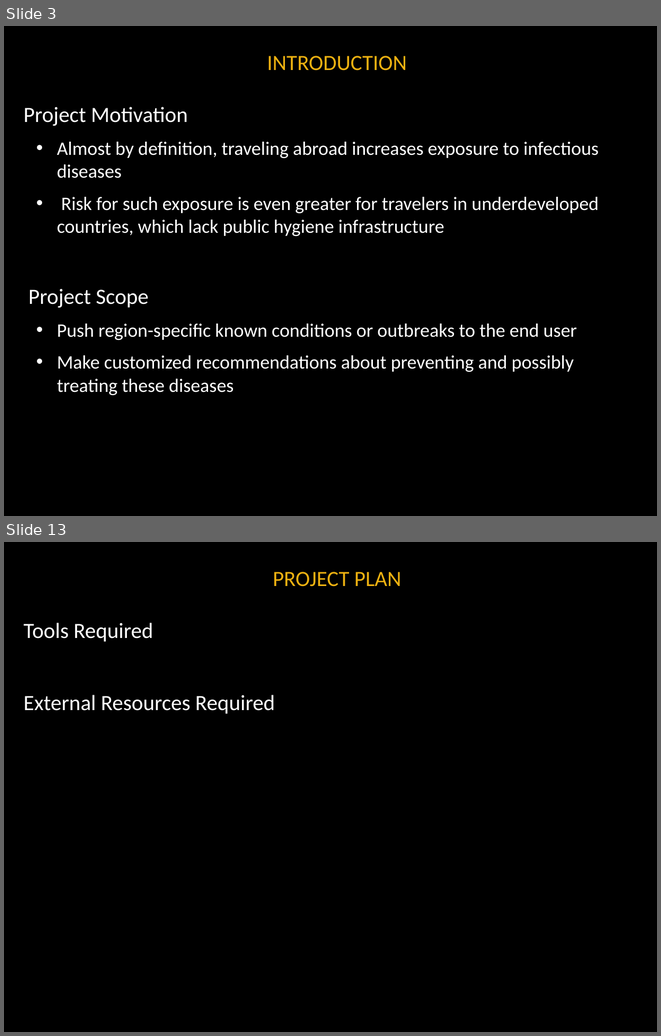
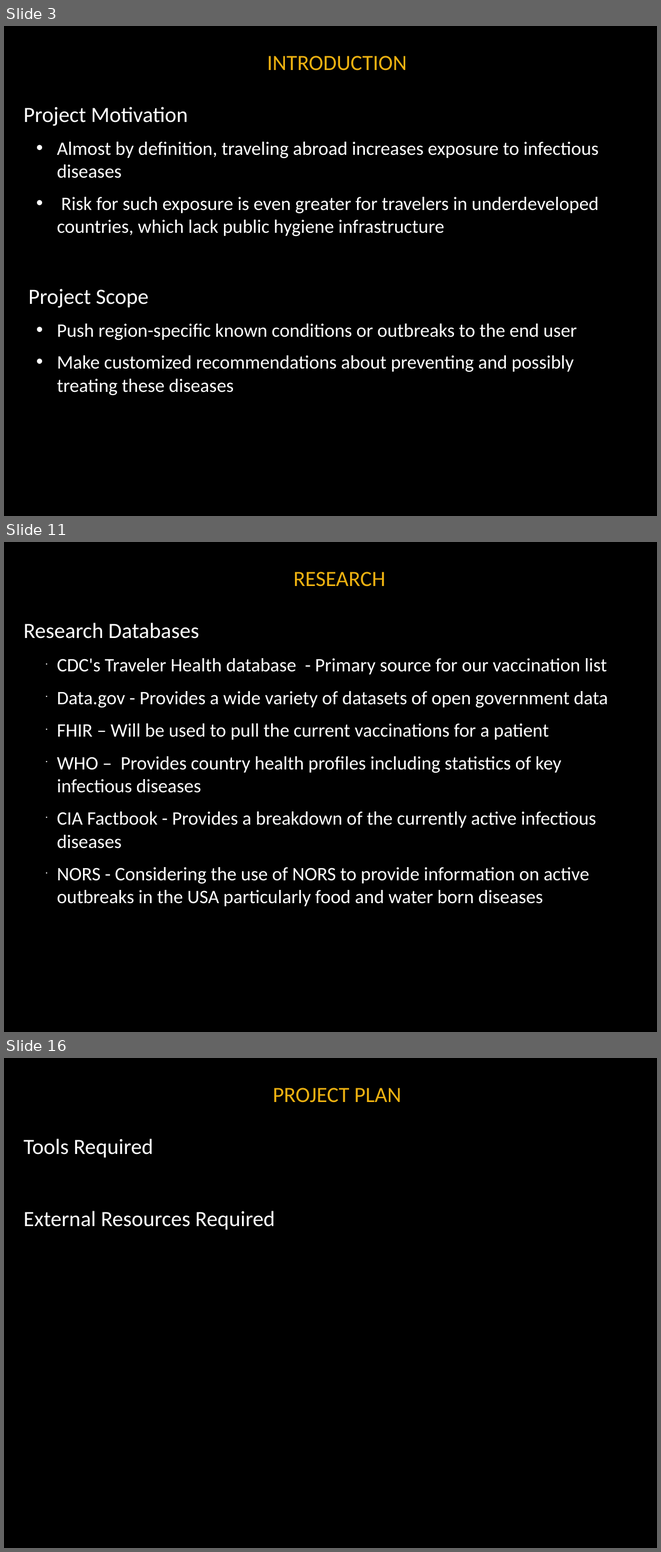
Before and after one commit to noanadler/RockStars, a slide deck: Deliverable1/Docs/TopicPresentation.pptx. Shown one above the other, each under a label of ours: slides 3 and 13 before the commit, slides 3, 11 and 16 after it; the slides between them are not shown. The pictures are 661x1036 and 661x1552 pixels, drawn with LibreOffice and Linux fonts; fonts in the diff are those of the drawing; background and template pictures are left out. Boxes give left, top, right and bottom in pixels: in the first picture for what was removed or moved away, otherwise in the second. Text is boxed around its words. In the diff, an @@ line names an element or a change of style, - is before the commit and + after.

```diff
--- a/Deliverable1/Docs/TopicPresentation.pptx
+++ b/Deliverable1/Docs/TopicPresentation.pptx
@@ slide 11 added at <box>4,542,657,1032</box>, background #000000 @@
@@ title added at <box>293,572,386,587</box>, 24 pt, text #EEB211 @@
+RESEARCH
@@ text added at <box>24,623,608,906</box>, 21 pt, text #FFFFFF @@
+Research Databases
+  • CDC's Traveler Health database - Primary source for our vaccination list
+  • Data.gov - Provides a wide variety of datasets of open government data
+  • FHIR – Will be used to pull the current vaccinations for a patient
+  • WHO – Provides country health profiles including statistics of key infectious diseases
+  • CIA Factbook - Provides a breakdown of the currently active infectious diseases
+  • NORS - Considering the use of NORS to provide information on active outbreaks in the USA particularly food and water born diseases
@@ what was slide 13 is now slide 16 @@
```
Also in this commit, not shown: 10 slides changed, 3 other slides added, 1 slide removed.
